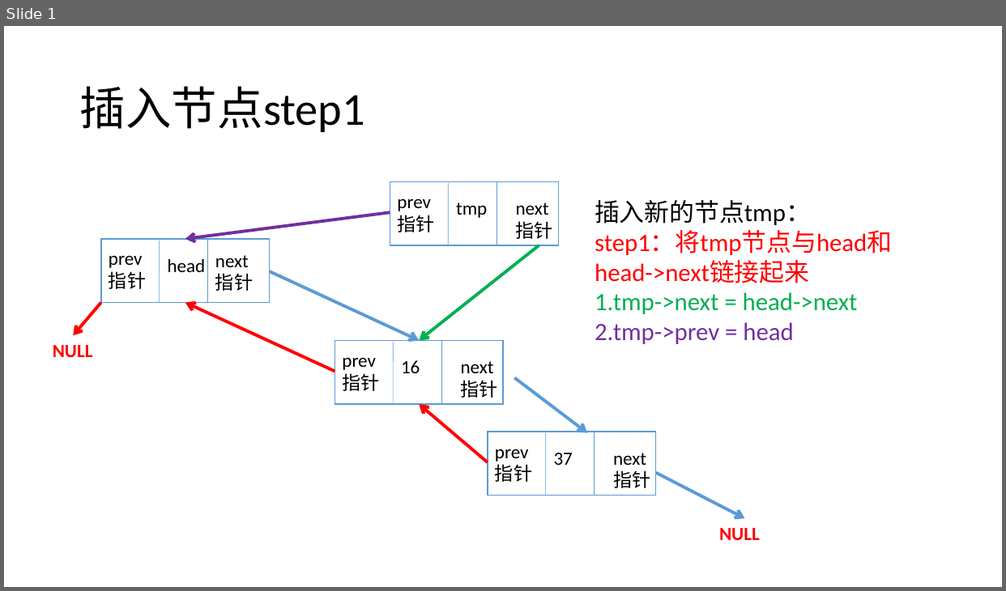
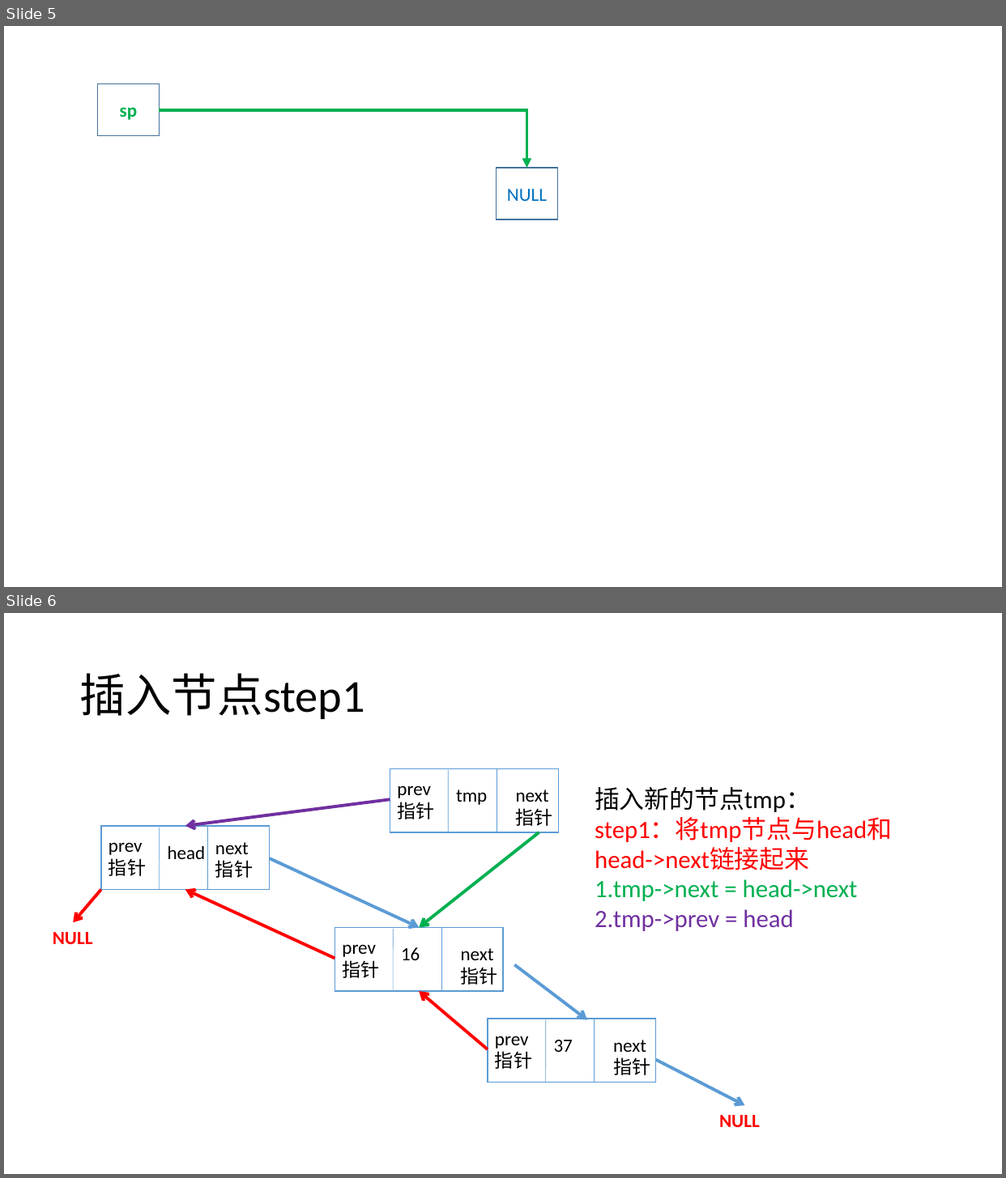
Before and after one commit to Waynefn/cpp_ds_algo, a slide deck: ppt.pptx. Shown one above the other, each under a label of ours: slide 1 before the commit, slides 5 and 6 after it. The pictures are 1006x591 and 1006x1178 pixels, drawn with LibreOffice and Linux fonts; fonts in the diff are those of the drawing. Boxes give left, top, right and bottom in pixels: in the first picture for what was removed or moved away, otherwise in the second. Text is boxed around its words. In the diff, an @@ line names an element or a change of style, - is before the commit and + after.

```diff
--- a/ppt.pptx
+++ b/ppt.pptx
@@ slide 5 added at [4,26,1002,587], background #FFFFFF @@
@@ rectangle added at [98,84,159,136], outline #43739E 1 pt, 18 pt, text #00B050, bold @@
+sp
@@ elbow arrow added from (159, 110) to (527, 168), #00B050 3 pt @@
@@ rectangle added at [496,168,558,219], outline #43739E 1 pt, 18 pt, text #0070C0 @@
+NULL
@@ what was slide 1 is now slide 6 @@
```
Also in this commit, not shown: 6 slides changed, 7 other slides added, 3 other files.
